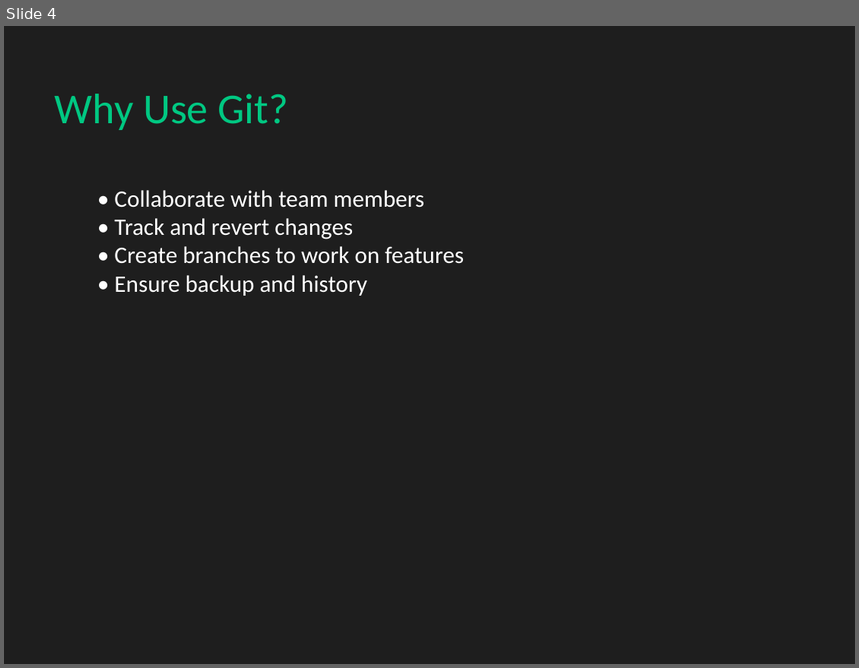
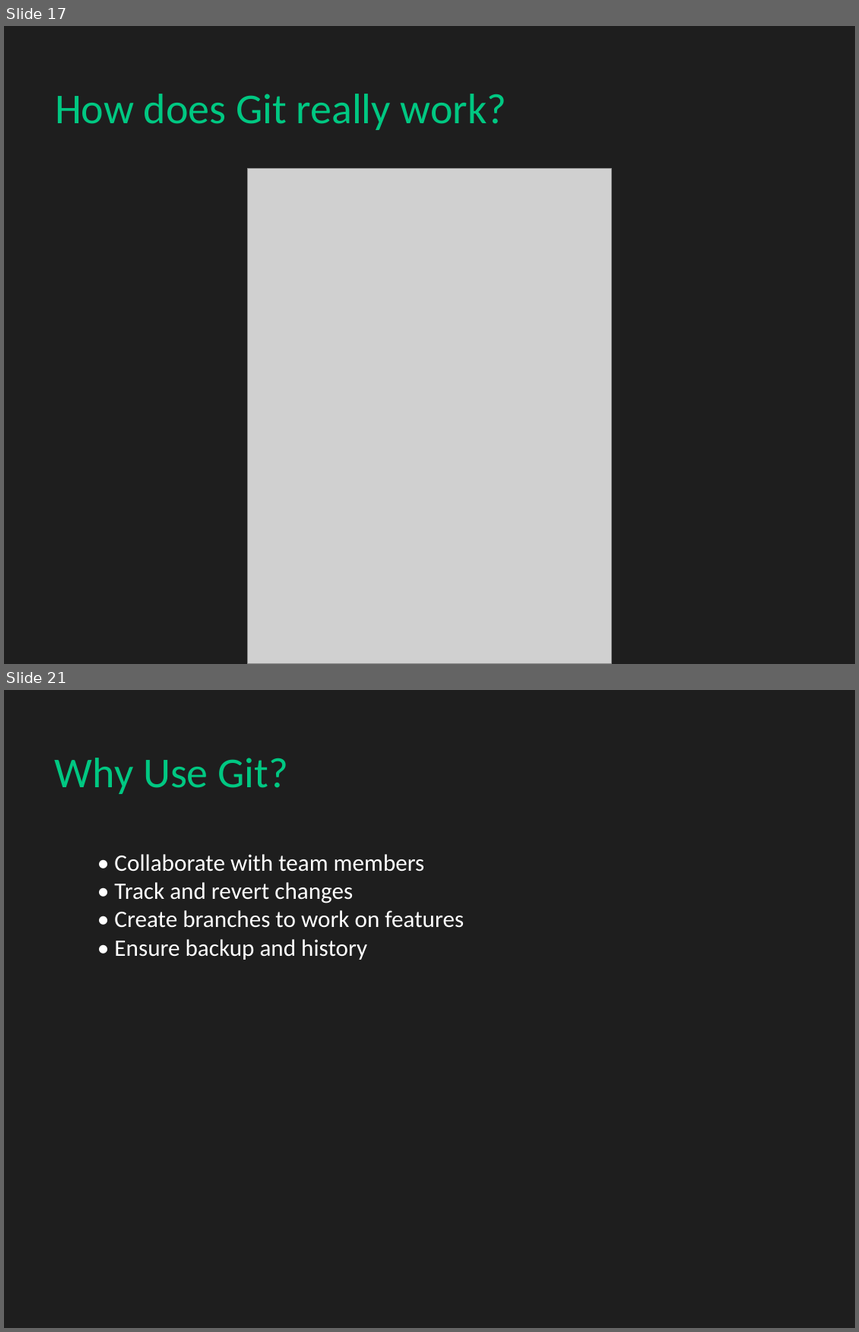
Before and after one commit to OmarMoamarFostok/git-presentation, a slide deck: Git_Presentation.pptx. Shown one above the other, each under a label of ours: slide 4 before the commit, slides 17 and 21 after it; the slides between them are not shown. The pictures are 859x668 and 859x1332 pixels, drawn with LibreOffice and Linux fonts; fonts in the diff are those of the drawing; grey boxes stand for pictures. Boxes give left, top, right and bottom in pixels: in the first picture for what was removed or moved away, otherwise in the second. Text is boxed around its words. In the diff, an @@ line names an element or a change of style, - is before the commit and + after.

```diff
--- a/Git_Presentation.pptx
+++ b/Git_Presentation.pptx
@@ slide 17 added at <box>4,26,855,664</box>, background #1E1E1E @@
@@ text added at <box>55,94,507,130</box>, 36 pt, text #00C882 @@
+How does Git really work?
@@ picture added at <box>247,169,611,664</box> @@
@@ what was slide 4 is now slide 21 @@
```
Also in this commit, not shown: 3 slides changed, 17 other slides added, 1 slide removed.
